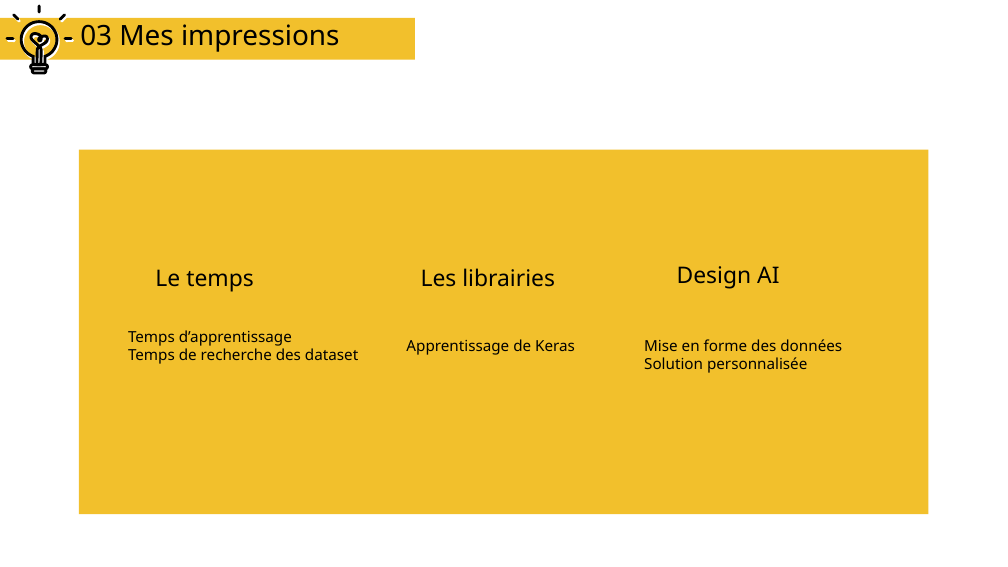
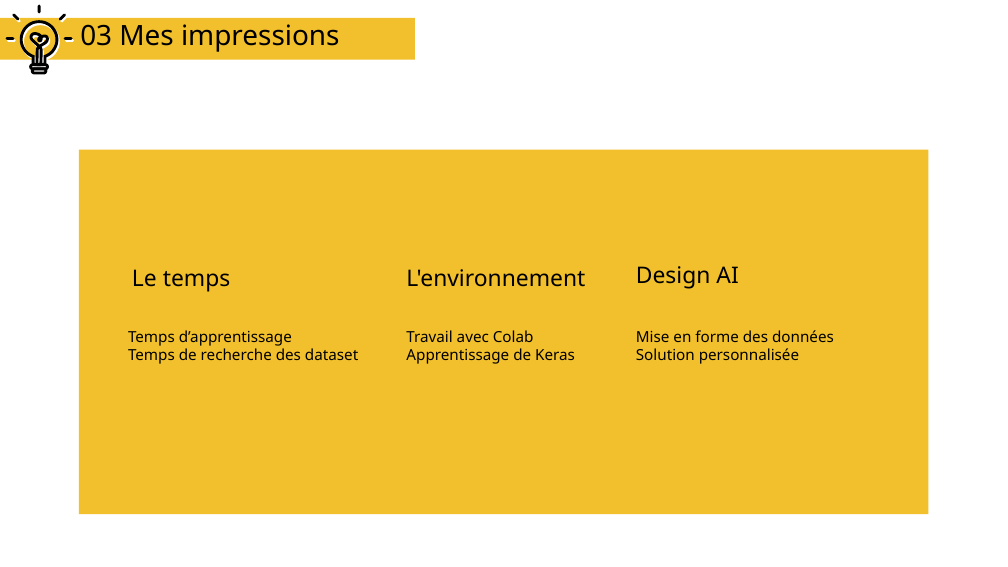
Before and after one commit to helvete74/IFAGE_dev_AI, a slide deck: slide 6 of La presentation.odp. Drawn at 1008x567 pixels with LibreOffice and Linux fonts; fonts in the diff are those of the drawing. Boxes give left, top, right and bottom in pixels: in the first picture for what was removed or moved away, otherwise in the second. Text is boxed around its words. In the diff, an @@ line names an element or a change of style, - is before the commit and + after.

Commit message:
La presentation en V1.3
Avec lien V1.3

```diff
--- a/La presentation.odp
+++ b/La presentation.odp
@@ title "Le temps": place and size @@
-title "Le temps" at bbox=[155, 269, 254, 292]
+title "Le temps" at bbox=[132, 269, 231, 292]
@@ title at bbox=[406, 269, 585, 287]: text changed @@
-Les librairies
+L'environnement
@@ title "Design AI": place and size @@
-title "Design AI" at bbox=[677, 266, 779, 289]
+title "Design AI" at bbox=[636, 266, 738, 289]
@@ text "Mise en forme des données": place and size @@
-text "Mise en forme des données" at bbox=[644, 339, 842, 373]
+text "Mise en forme des données" at bbox=[636, 330, 834, 364]
@@ text at bbox=[406, 330, 534, 342]: paragraph added @@
+Travail avec Colab
```
Also in this commit, not shown: 2 other slides changed, 1 slide removed, 1 other file.
